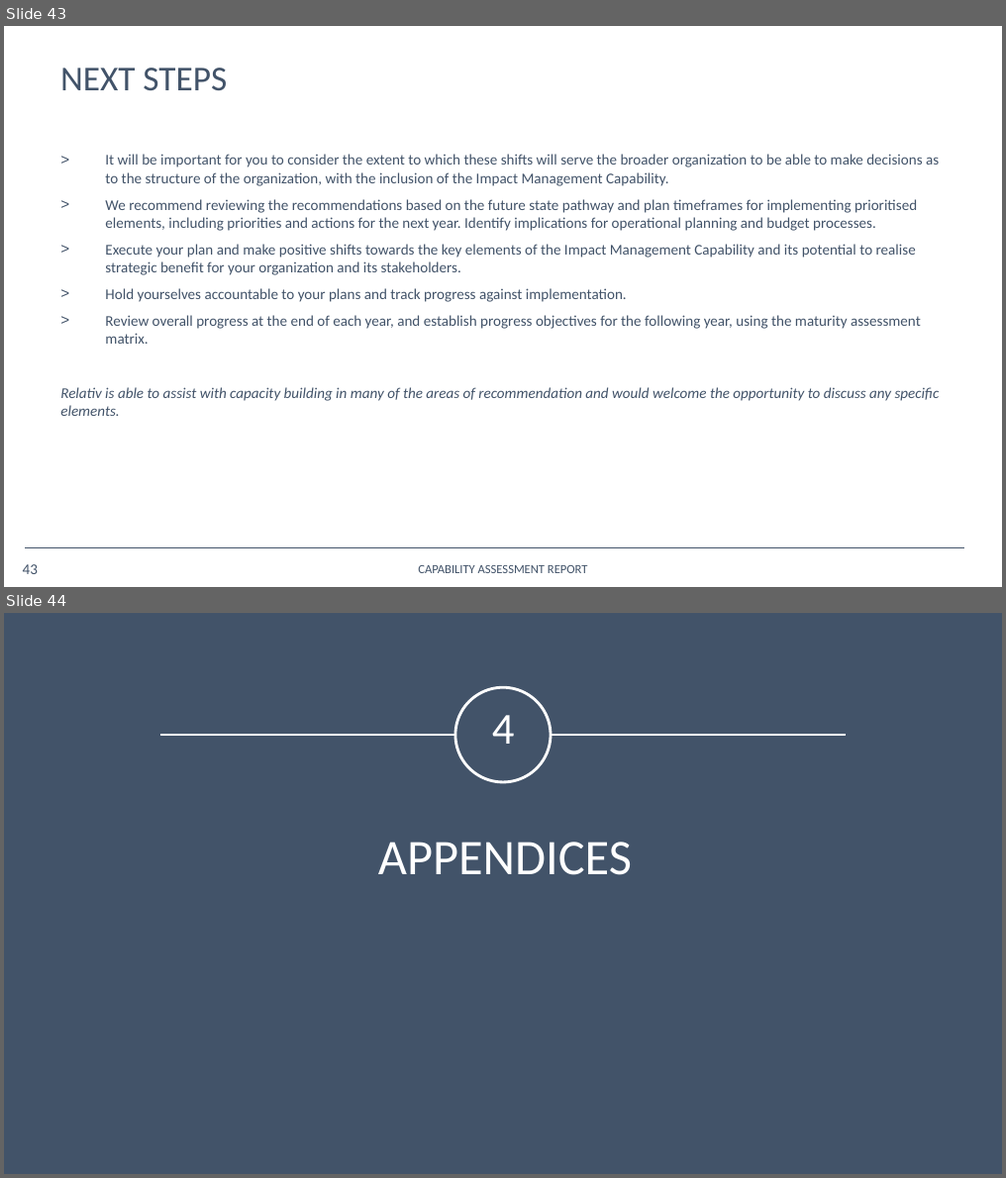
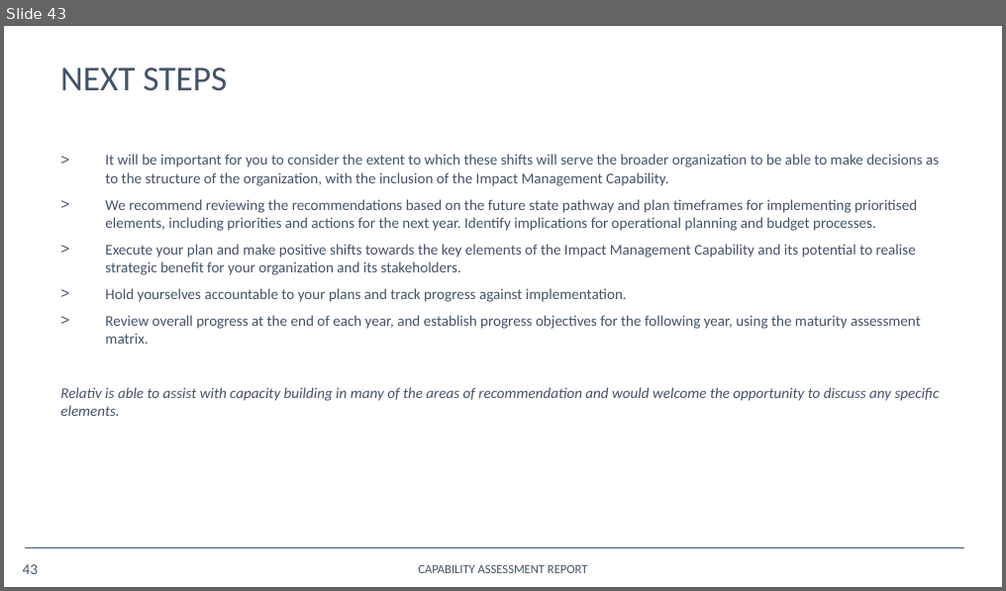
Before and after one commit to opus-meum/power-automate, a slide deck: Capability Assessment Report.pptx. Shown one above the other, each under a label of ours: slides 43 and 44 before the commit, slide 43 after it. The pictures are 1006x1178 and 1006x591 pixels, drawn with LibreOffice and Linux fonts; fonts in the diff are those of the drawing; background and template pictures are left out. Boxes give left, top, right and bottom in pixels: in the first picture for what was removed or moved away, otherwise in the second. Text is boxed around its words. In the diff, an @@ line names an element or a change of style, - is before the commit and + after.

```diff
--- a/Capability Assessment Report.pptx
+++ b/Capability Assessment Report.pptx
@@ slide 44 removed at (4,613,1002,1174), background #425369 @@
@@ ellipse removed at (455,687,551,782) @@
@@ text removed at (492,715,515,744) @@
-4
@@ line removed from (161, 735) to (846, 735) @@
@@ title removed at (378,842,632,875) @@
-APPENDICES
```
Also in this commit, not shown: 11 slides changed, 26 other slides removed, 1 other file.
